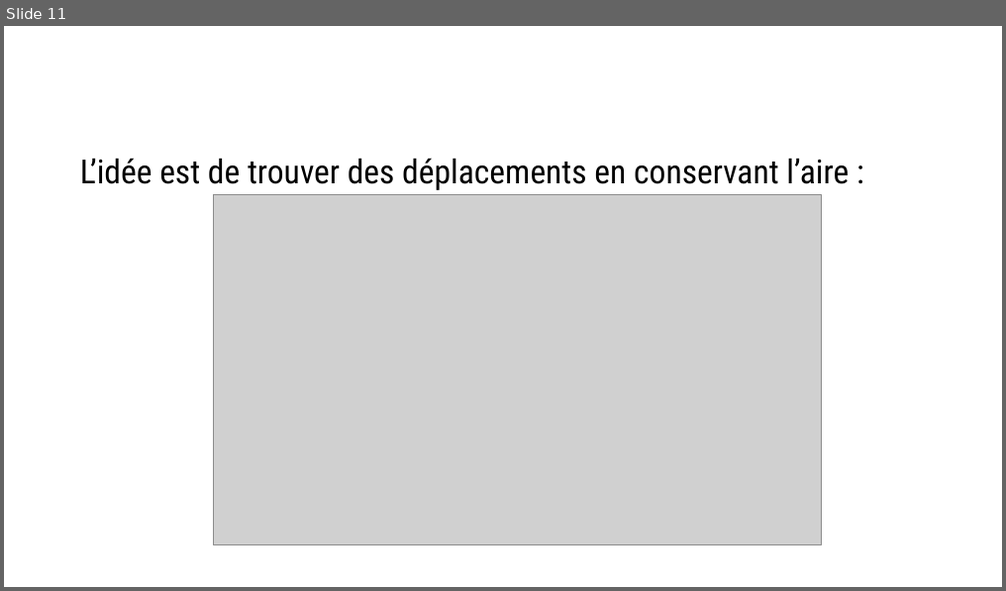
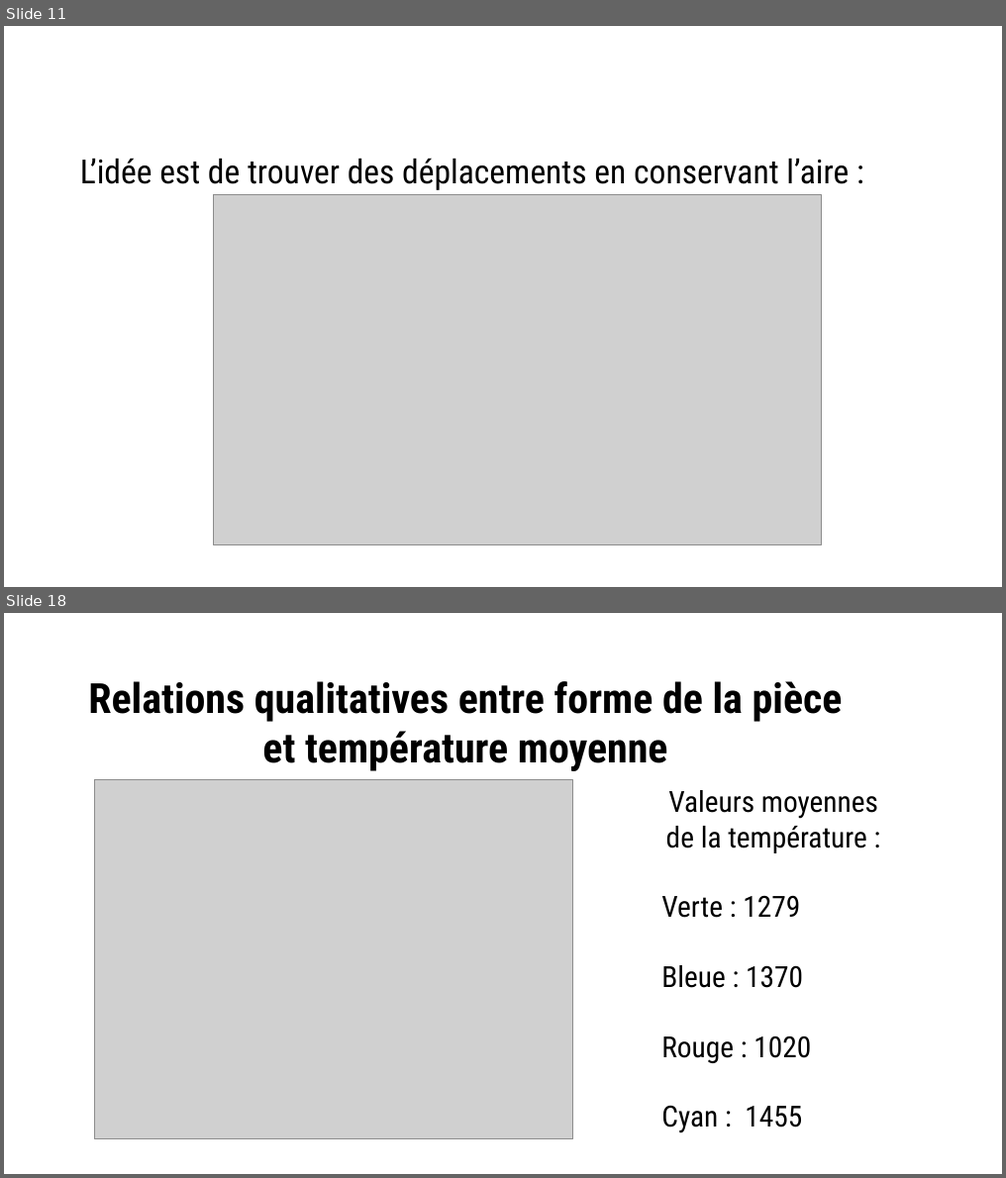
Before and after one commit to Savagerqt/Projet2A, a slide deck: Présentation1.pptx. Shown one above the other, each under a label of ours: slide 11 before the commit, slides 11 and 18 after it; the slides between them are not shown. The pictures are 1006x591 and 1006x1178 pixels, drawn with LibreOffice and Linux fonts; fonts in the diff are those of the drawing; grey boxes stand for pictures; background and template pictures are left out. Boxes give left, top, right and bottom in pixels: in the first picture for what was removed or moved away, otherwise in the second. Text is boxed around its words. In the diff, an @@ line names an element or a change of style, - is before the commit and + after.

```diff
--- a/Présentation1.pptx
+++ b/Présentation1.pptx
@@ slide 18 added at bbox=[4, 613, 1002, 1174], background #FFFFFF @@
@@ text added at bbox=[88, 681, 843, 771], 40 pt, text #000000, bold @@
+Relations qualitatives entre forme de la pièce et température moyenne
@@ picture added at bbox=[94, 780, 573, 1140] @@
@@ text added at bbox=[661, 790, 878, 1134], 28 pt, text #000000 @@
+Valeurs moyennes de la température :
+Verte : 1279
+Bleue : 1370
+Rouge : 1020
+Cyan : 1455
```
Also in this commit, not shown: 3 slides changed, 7 other slides added, 6 other files.
